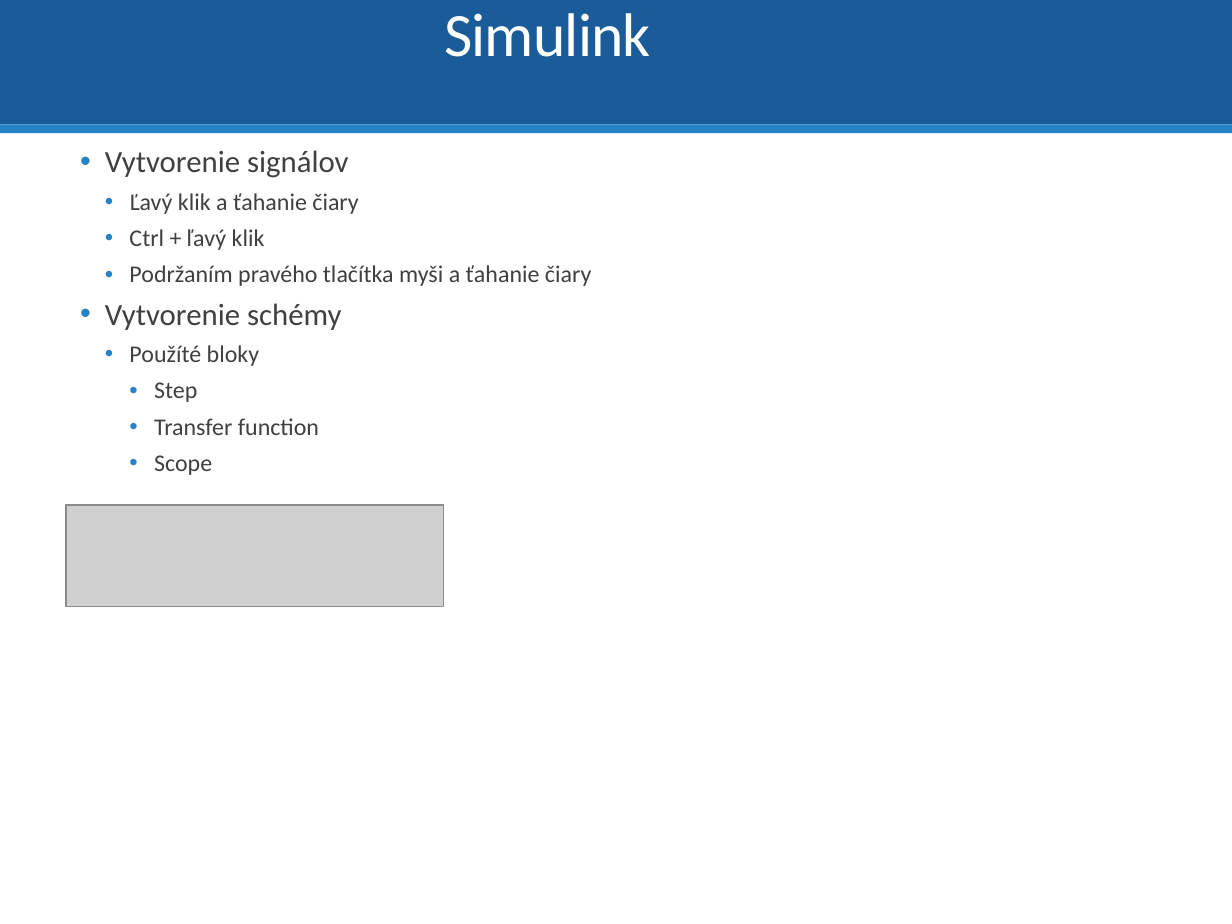
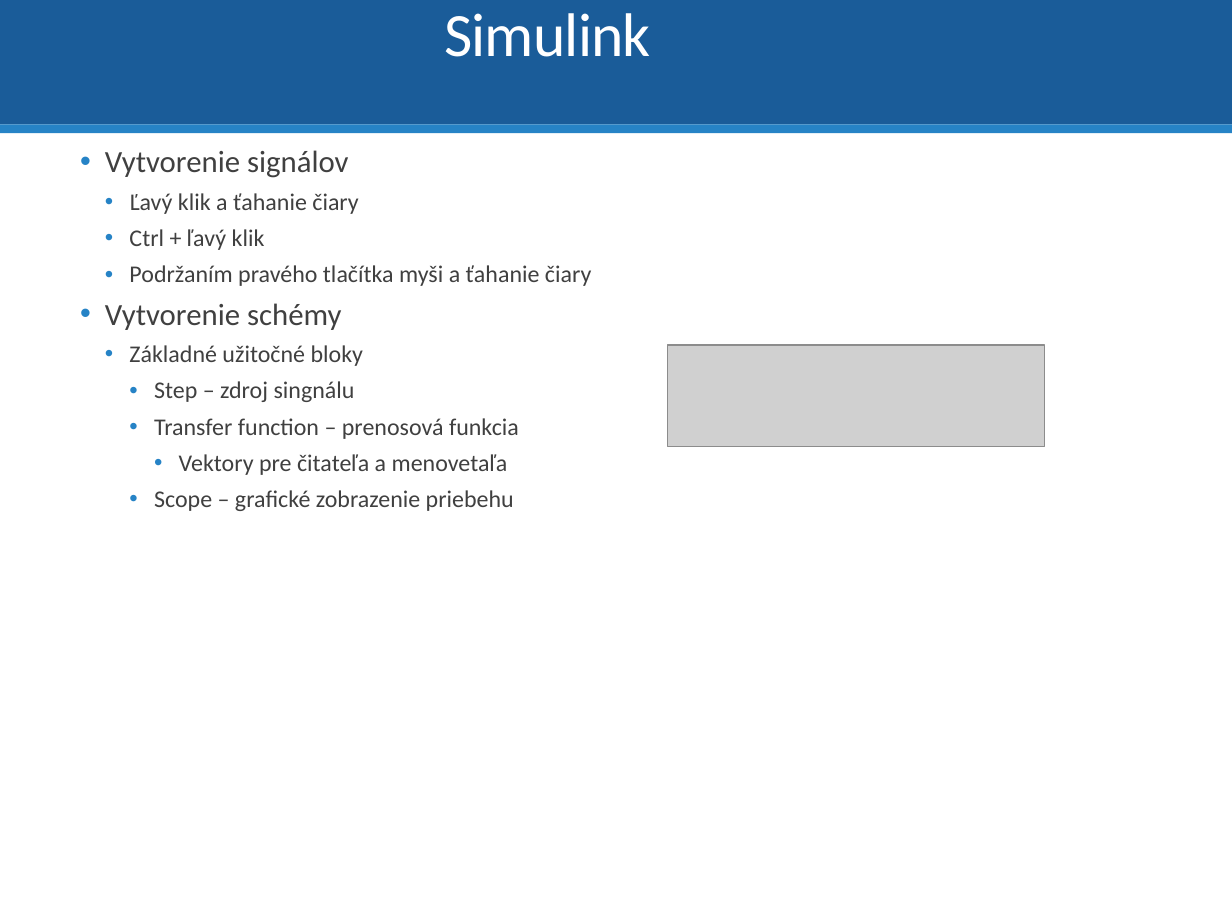
Before and after one commit to dodekm/TeamProjektKybernetika, a slide deck: slide 35 of Nove prednasky/TP_P1.pptx (slide 40 before the commit). Drawn at 1232x924 pixels with LibreOffice and Linux fonts; fonts in the diff are those of the drawing; grey boxes stand for pictures. Boxes give left, top, right and bottom in pixels: in the first picture for what was removed or moved away, otherwise in the second. Text is boxed around its words. In the diff, an @@ line names an element or a change of style, - is before the commit and + after.

```diff
--- a/Nove prednasky/TP_P1.pptx
+++ b/Nove prednasky/TP_P1.pptx
@@ text at box(129, 345, 519, 511): text changed @@
-    • Použíté bloky
-      • Step
-      • Transfer function
-      • Scope
+    • Základné užitočné bloky
+      • Step – zdroj singnálu
+      • Transfer function – prenosová funkcia
+        • Vektory pre čitateľa a menovetaľa
+      • Scope – grafické zobrazenie priebehu
@@ picture: place and size @@
-picture at box(67, 505, 444, 606)
+picture at box(668, 345, 1045, 446)
```
Also in this commit, not shown: 10 other slides changed, 3 slides added, 9 slides removed.
